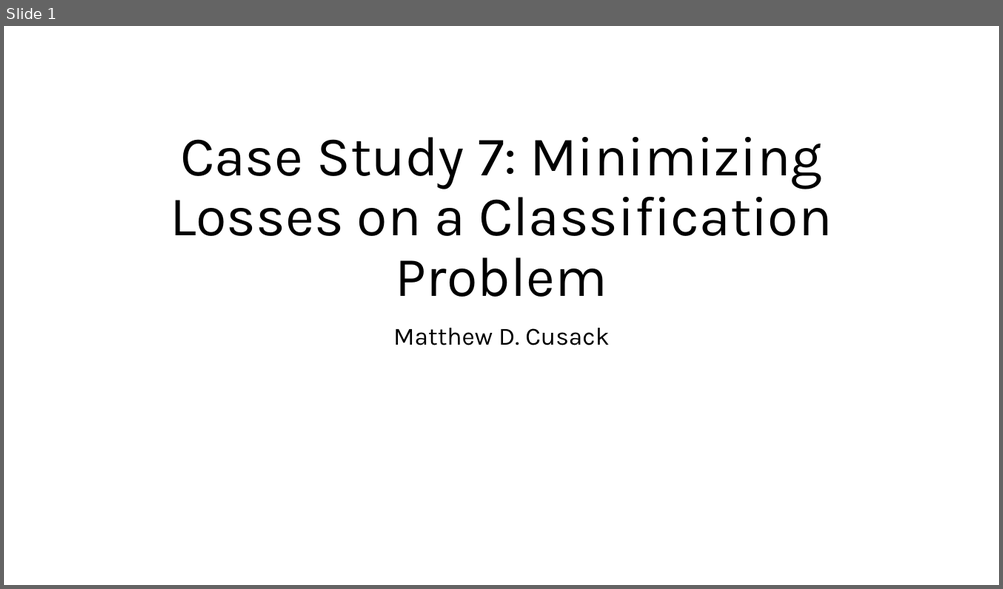
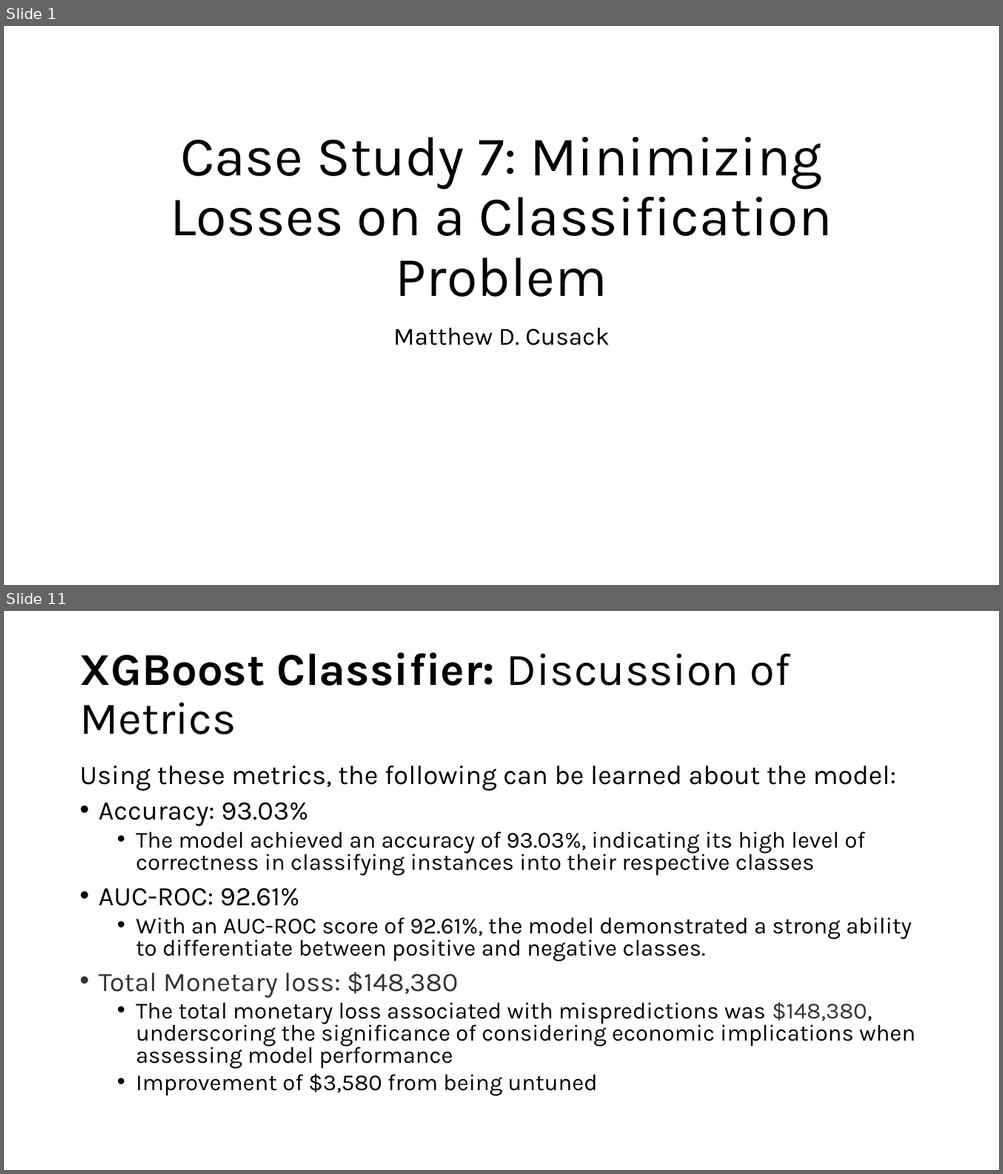
Before and after one commit to Mcusac/Case-Study-X, a slide deck: Cusack_Matthew_CaseStudy7.pptx. Shown one above the other, each under a label of ours: slide 1 before the commit, slides 1 and 11 after it; the slides between them are not shown. The pictures are 1003x589 and 1003x1174 pixels, drawn with LibreOffice and Linux fonts; fonts in the diff are those of the drawing. Boxes give left, top, right and bottom in pixels: in the first picture for what was removed or moved away, otherwise in the second. Text is boxed around its words. In the diff, an @@ line names an element or a change of style, - is before the commit and + after.

```diff
--- a/Cusack_Matthew_CaseStudy7.pptx
+++ b/Cusack_Matthew_CaseStudy7.pptx
@@ slide 11 added at [4,611,999,1170], background #FFFFFF @@
@@ title added at [79,652,790,735], 44 pt, text #000000 @@
+XGBoost Classifier: Discussion of Metrics
@@ text added at [79,766,915,1096], 22.2 pt, text #000000 @@
+Using these metrics, the following can be learned about the model:
+• Accuracy: 93.03%
+  • The model achieved an accuracy of 93.03%, indicating its high level of correctness in classifying instances into their respective classes
+• AUC-ROC: 92.61%
+  • With an AUC-ROC score of 92.61%, the model demonstrated a strong ability to differentiate between positive and negative classes.
+• Total Monetary loss: $148,380
+  • The total monetary loss associated with mispredictions was $148,380, underscoring the significance of considering economic implications when assessing model performance
+  • Improvement of $3,580 from being untuned
```
Also in this commit, not shown: 10 slides changed, 5 other slides added, 3 slides removed, 15 other files.
